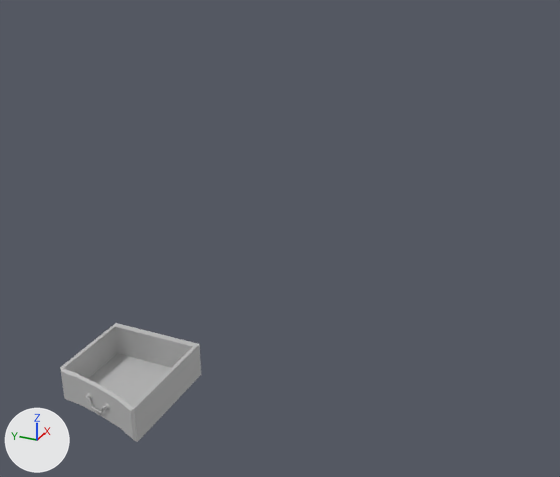
Before and after pictures for a commit that changed the FBX model Assets/08_Anim/Bureau/Tiroir_Petit_Pied_Anm.fbx.
The view is the same before and after, from a 50 mm camera at (-7.87, -1.62, 1.79) aimed at (-3.32, 0.43, -0.49). The axes (+X, +Y, +Z) are drawn at lower left. The lights are the same throughout. Both versions are drawn at frame 2 of the action 'Take 001'; the numbers are the values there.

Names of what the first picture shows: 'Tiroir_Petit_Pied'.
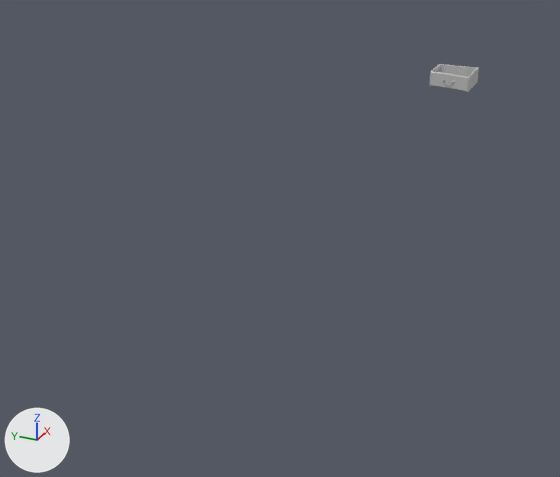
The change, as a diff of the scene's bpy script:
```diff
--- a/Assets/08_Anim/Bureau/Tiroir_Petit_Pied_Anm.fbx.py
+++ b/Assets/08_Anim/Bureau/Tiroir_Petit_Pied_Anm.fbx.py
@@ ob_tiroir_petit_pied @@
 ob_tiroir_petit_pied.parent = ob_animation
-ob_tiroir_petit_pied.location = (-576.6, 0.0, 0.0)
+ob_tiroir_petit_pied.location = (0.0, 0.0, 0.0)
```

Pixel boxes [x1, y1, x2, y2] of what changed, in the pictures (560 x 477 px):
'Tiroir_Petit_Pied', moved
    before: [60, 323, 201, 442]
    after: [429, 64, 479, 92]
